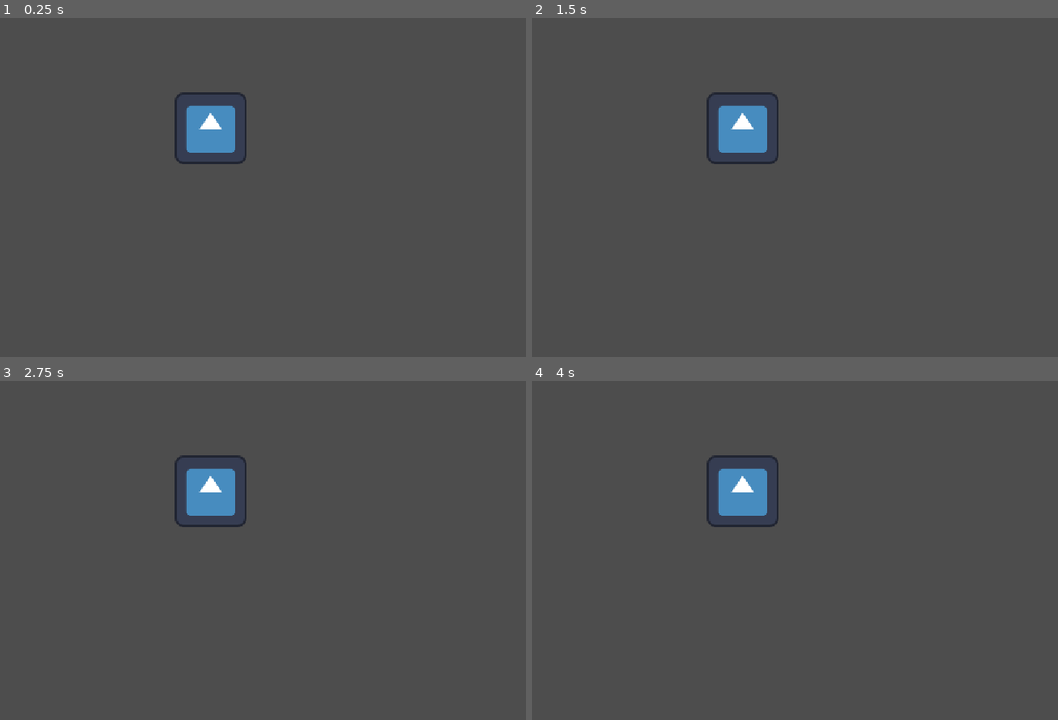
Above: before the commit, frames 1-4 (two rows, left to right).
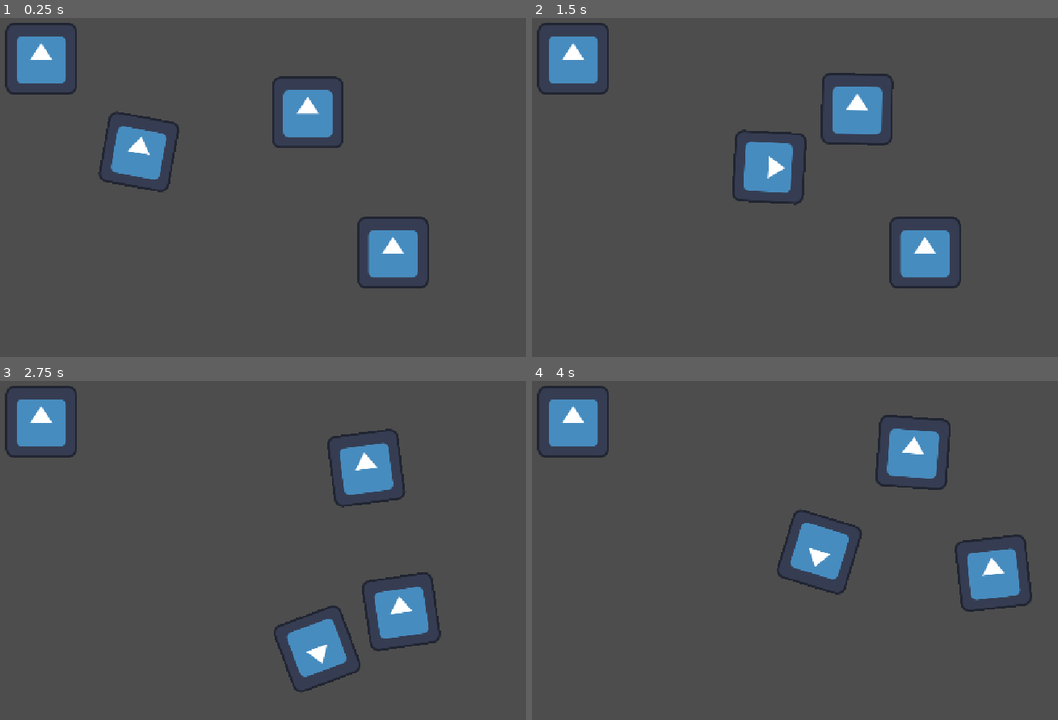
Above: after the commit, the same moments.

Repository: Angel-Entertainment/Party
Game: Godot game, scene res://scenes/testing/test_environment/test_environment.tscn
The game is run twice, just before and just after one commit, with the same random seed, the same clock (stepped at 60 frames per second) and the same inputs. Before the commit the project starts from res://scenes/test_world/test_world.tscn. The engine's default icon, where the game draws it, is replaced by a stand-in: a white triangle on a blue panel in a dark square.
Inputs (mouse positions are in pixels of both pictures, inside the frame that each line leads up to):
- Up to frame 1 (0.25 s): no input
- Up to frame 2 (1.5 s): move the mouse to (931, 156) at 0.52 s; hold Right (ui_right) 0.53-1.28 s; move the mouse to (658, 194) at 1.27 s; hold Down (ui_down) from 1.28 s (still down)
- Up to frame 3 (2.75 s): move the mouse to (320, 458) at 2.02 s; release Down (ui_down) at 2.03 s; hold Right (ui_right) from 2.03 s (still down)
- Up to frame 4 (4 s): move the mouse to (758, 611) at 2.77 s; release Right (ui_right) at 2.78 s; hold Up (ui_up) 2.78-3.53 s; move the mouse to (984, 591) at 3.52 s; hold Left (ui_left) from 3.53 s (still down)

The runs differ from the first frame. In frame 1, 8.3% of the frame differs, in the area x 0-82%, y 1-80%; in frame 2, 7.9%; in frame 3, 8.3%; in frame 4, 8.3%, in the area x 0-96%, y 1-69%.

Commit message:
feat(test environment): created a basic testing environment and movement

Diff:
--- a/project.godot
+++ b/project.godot
@@ -11,7 +11,7 @@
 [application]
 
 config/name="Party"
-run/main_scene="uid://c4l4yhhqvmcrm"
+run/main_scene="uid://tcxppanuwtqk"
 config/features=PackedStringArray("4.7", "Forward Plus")
 config/icon="res://icon.svg"
 
@@ -20,9 +20,39 @@
 window/stretch/mode="canvas_items"
 window/stretch/aspect="expand"
 
+[editor]
+
+version_control/plugin_name="GitPlugin"
+version_control/autoload_on_startup=true
+
+[input]
+
+forward={
+"deadzone": 0.2,
+"events": [Object(InputEventKey,"resource_local_to_scene":false,"resource_name":"","device":-1,"window_id":0,"alt_pressed":false,"shift_pressed":false,"ctrl_pressed":false,"meta_pressed":false,"pressed":false,"keycode":0,"physical_keycode":87,"key_label":0,"unicode":119,"location":0,"echo":false,"script":null)
+]
+}
+backward={
+"deadzone": 0.2,
+"events": [Object(InputEventKey,"resource_local_to_scene":false,"resource_name":"","device":-1,"window_id":0,"alt_pressed":false,"shift_pressed":false,"ctrl_pressed":false,"meta_pressed":false,"pressed":false,"keycode":0,"physical_keycode":83,"key_label":0,"unicode":115,"location":0,"echo":false,"script":null)
+]
+}
+leftward={
+"deadzone": 0.2,
+"events": [Object(InputEventKey,"resource_local_to_scene":false,"resource_name":"","device":-1,"window_id":0,"alt_pressed":false,"shift_pressed":false,"ctrl_pressed":false,"meta_pressed":false,"pressed":false,"keycode":0,"physical_keycode":65,"key_label":0,"unicode":97,"location":0,"echo":false,"script":null)
+]
+}
+rightward={
+"deadzone": 0.2,
+"events": [Object(InputEventKey,"resource_local_to_scene":false,"resource_name":"","device":-1,"window_id":0,"alt_pressed":false,"shift_pressed":false,"ctrl_pressed":false,"meta_pressed":false,"pressed":false,"keycode":0,"physical_keycode":68,"key_label":0,"unicode":100,"location":0,"echo":false,"script":null)
+]
+}
+
 [physics]
 
 3d/physics_engine="Jolt Physics"
+2d/default_gravity=0.0
+2d/default_gravity_vector=Vector2(0, 0)
 
 [rendering]
 
--- a/scenes/agent/agent.tscn
+++ /dev/null
@@ -1,14 +0,0 @@
-[gd_scene format=3 uid="uid://swp3yk6jqr66"]
-
-[ext_resource type="Texture2D" uid="uid://ddkf2hjvsgrg2" path="res://icon.svg" id="1_v6ifw"]
-
-[sub_resource type="CircleShape2D" id="CircleShape2D_djphv"]
-radius = 96.42
-
-[node name="Agent" type="CharacterBody2D" unique_id=643794902]
-
-[node name="CollisionShape2D" type="CollisionShape2D" parent="." unique_id=785160933]
-shape = SubResource("CircleShape2D_djphv")
-
-[node name="Sprite2D" type="Sprite2D" parent="." unique_id=300526133]
-texture = ExtResource("1_v6ifw")
--- a/scenes/test_world/test_world.tscn
+++ /dev/null
@@ -1,8 +0,0 @@
-[gd_scene format=3 uid="uid://c4l4yhhqvmcrm"]
-
-[ext_resource type="PackedScene" uid="uid://swp3yk6jqr66" path="res://scenes/agent/agent.tscn" id="1_pxqpm"]
-
-[node name="TestWorld" type="Node2D" unique_id=663379834]
-
-[node name="Agent" parent="." unique_id=643794902 instance=ExtResource("1_pxqpm")]
-position = Vector2(495, 240)
--- /dev/null
+++ b/scenes/testing/test_character/test_character.gd
@@ -0,0 +1,40 @@
+extends RigidBody2D
+
+
+@export var linear_movement_force = 100000 # N
+@export var angular_movement_force = 1000000 # Nm
+
+
+# Init
+func _ready() -> void:
+	pass # Replace with function body.
+
+
+# Every frame
+func _process(delta: float) -> void:
+	pass
+
+
+# Every physics tick
+func _physics_process(delta: float) -> void:
+	var direction_nt = Input.get_vector("backward", "forward", "leftward", "rightward")
+	var direction_cart = Input.get_vector("ui_left", "ui_right", "ui_up", "ui_down")
+	self.apply_force(direction_nt.rotated(self.rotation) * linear_movement_force)
+	self.apply_force(direction_cart * linear_movement_force)
+
+	var correction_torque = get_angle_to(get_global_mouse_position()) * angular_movement_force
+	self.apply_torque(correction_torque)
+
+func _integrate_forces(state: PhysicsDirectBodyState2D) -> void:
+	var t := state.transform
+	var screen_size := get_viewport_rect().size
+
+	if t.origin.x > screen_size.x:
+		t.origin.x = 0.0
+	elif t.origin.x < 0.0:
+		t.origin.x = screen_size.x
+	if t.origin.y > screen_size.y:
+		t.origin.y = 0.0
+	elif t.origin.y < 0.0:
+		t.origin.y = screen_size.y
+	state.transform = t
--- /dev/null
+++ b/scenes/testing/test_character/test_character.tscn
@@ -0,0 +1,20 @@
+[gd_scene format=3 uid="uid://bp2ip8x7366um"]
+
+[ext_resource type="Script" uid="uid://0b2jmoynrgq6" path="res://scenes/testing/test_character/test_character.gd" id="1_1km3c"]
+[ext_resource type="Texture2D" uid="uid://ddkf2hjvsgrg2" path="res://icon.svg" id="1_3wkkc"]
+
+[sub_resource type="RectangleShape2D" id="RectangleShape2D_pmnsm"]
+size = Vector2(150, 150)
+
+[node name="TestCharacter" type="RigidBody2D" unique_id=1212710454]
+mass = 65.0
+linear_damp = 5.0
+angular_damp = 1.0
+script = ExtResource("1_1km3c")
+
+[node name="CollisionShape2D" type="CollisionShape2D" parent="." unique_id=1926956833]
+shape = SubResource("RectangleShape2D_pmnsm")
+
+[node name="Sprite2D" type="Sprite2D" parent="." unique_id=1600294856]
+rotation = 1.5707964
+texture = ExtResource("1_3wkkc")
--- /dev/null
+++ b/scenes/testing/test_environment/test_environment.gd
@@ -0,0 +1,24 @@
+extends Node2D
+
+
+# Called when the node enters the scene tree for the first time.
+func _ready() -> void:
+	pass # Replace with function body.
+
+
+# Called every frame. 'delta' is the elapsed time since the previous frame.
+func _process(delta: float) -> void:
+	var screen_size = self.get_viewport_rect().size
+	var objects = self.get_children()
+
+	for object in objects:
+		print(object.position)
+		if object.position.x + object.linear_velocity.x * delta >= screen_size.x:
+			object.position.x = 0
+		elif object.position.x + object.linear_velocity.x * delta < 0:
+			object.position.x = screen_size.x
+
+		if object.position.y + object.linear_velocity.y * delta >= screen_size.y:
+			object.position.y = 0
+		elif object.position.y + object.linear_velocity.y * delta < 0:
+			object.position.y = screen_size.y
--- /dev/null
+++ b/scenes/testing/test_environment/test_environment.tscn
@@ -0,0 +1,21 @@
+[gd_scene format=3 uid="uid://tcxppanuwtqk"]
+
+[ext_resource type="Script" uid="uid://dtbepirisjwl2" path="res://scenes/testing/test_environment/test_environment.gd" id="1_6u4vx"]
+[ext_resource type="PackedScene" uid="uid://bp2ip8x7366um" path="res://scenes/testing/test_character/test_character.tscn" id="1_b2omb"]
+[ext_resource type="PackedScene" uid="uid://nojpb17ipbyg" path="res://scenes/testing/test_objects/test_objects.tscn" id="2_6rg7l"]
+
+[node name="TestEnvironment" type="Node2D" unique_id=2067855844]
+script = ExtResource("1_6u4vx")
+
+[node name="TestCharacter" parent="." unique_id=1212710454 instance=ExtResource("1_b2omb")]
+position = Vector2(367, 282)
+rotation = -1.5707964
+
+[node name="TestObjects" parent="." unique_id=359291197 instance=ExtResource("2_6rg7l")]
+position = Vector2(193, 116)
+
+[node name="TestObjects2" parent="." unique_id=792027019 instance=ExtResource("2_6rg7l")]
+position = Vector2(668, 212)
+
+[node name="TestObjects3" parent="." unique_id=1723017286 instance=ExtResource("2_6rg7l")]
+position = Vector2(820, 462)
--- /dev/null
+++ b/scenes/testing/test_objects/test_objects.gd
@@ -0,0 +1,25 @@
+extends RigidBody2D
+
+
+# Called when the node enters the scene tree for the first time.
+func _ready() -> void:
+	pass # Replace with function body.
+
+
+# Called every frame. 'delta' is the elapsed time since the previous frame.
+func _process(delta: float) -> void:
+	pass
+
+func _integrate_forces(state: PhysicsDirectBodyState2D) -> void:
+	var t := state.transform
+	var screen_size := get_viewport_rect().size
+
+	if t.origin.x > screen_size.x:
+		t.origin.x = 0.0
+	elif t.origin.x < 0.0:
+		t.origin.x = screen_size.x
+	if t.origin.y > screen_size.y:
+		t.origin.y = 0.0
+	elif t.origin.y < 0.0:
+		t.origin.y = screen_size.y
+	state.transform = t
--- /dev/null
+++ b/scenes/testing/test_objects/test_objects.tscn
@@ -0,0 +1,19 @@
+[gd_scene format=3 uid="uid://nojpb17ipbyg"]
+
+[ext_resource type="Texture2D" uid="uid://ddkf2hjvsgrg2" path="res://icon.svg" id="1_pmnsm"]
+[ext_resource type="Script" uid="uid://bvkowxf76qnne" path="res://scenes/testing/test_objects/test_objects.gd" id="1_yrwkd"]
+
+[sub_resource type="RectangleShape2D" id="RectangleShape2D_f03bl"]
+size = Vector2(150, 150)
+
+[node name="TestObjects" type="RigidBody2D" unique_id=359291197]
+mass = 100.0
+linear_damp = 1.0
+angular_damp = 1.0
+script = ExtResource("1_yrwkd")
+
+[node name="CollisionShape2D" type="CollisionShape2D" parent="." unique_id=1228272874]
+shape = SubResource("RectangleShape2D_f03bl")
+
+[node name="Sprite2D" type="Sprite2D" parent="." unique_id=1409168261]
+texture = ExtResource("1_pmnsm")
Not shown, added: scenes/testing/test_character/test_character.gd.uid
Not shown, added: scenes/testing/test_environment/test_environment.gd.uid
Not shown, added: scenes/testing/test_objects/test_objects.gd.uid
